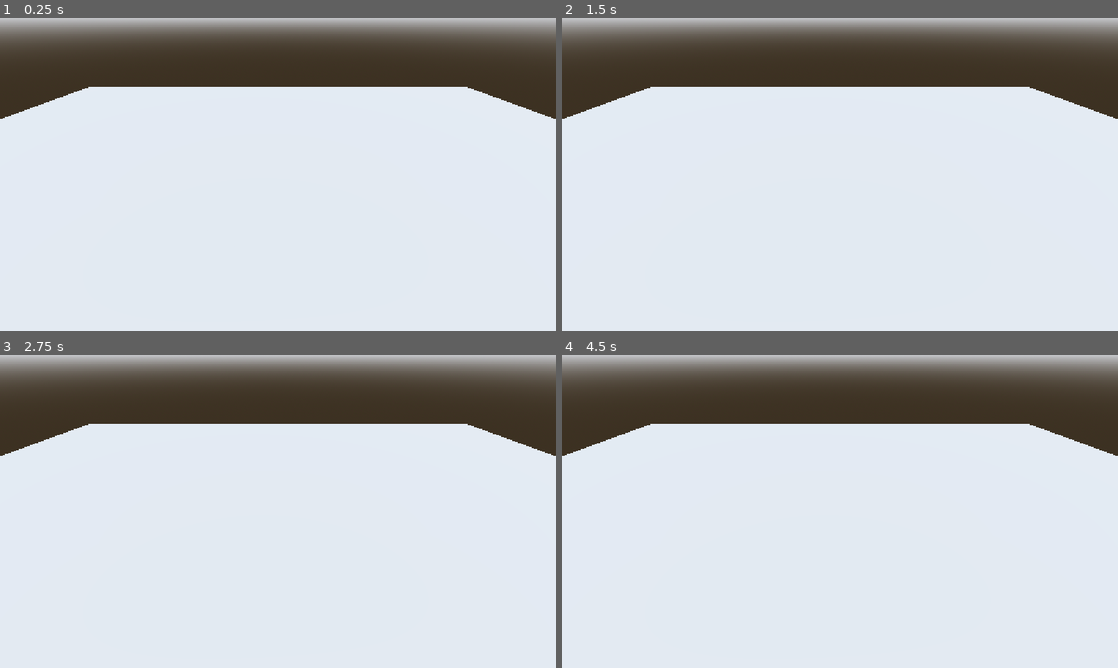
Above: before the commit, frames 1-4 (two rows, left to right).
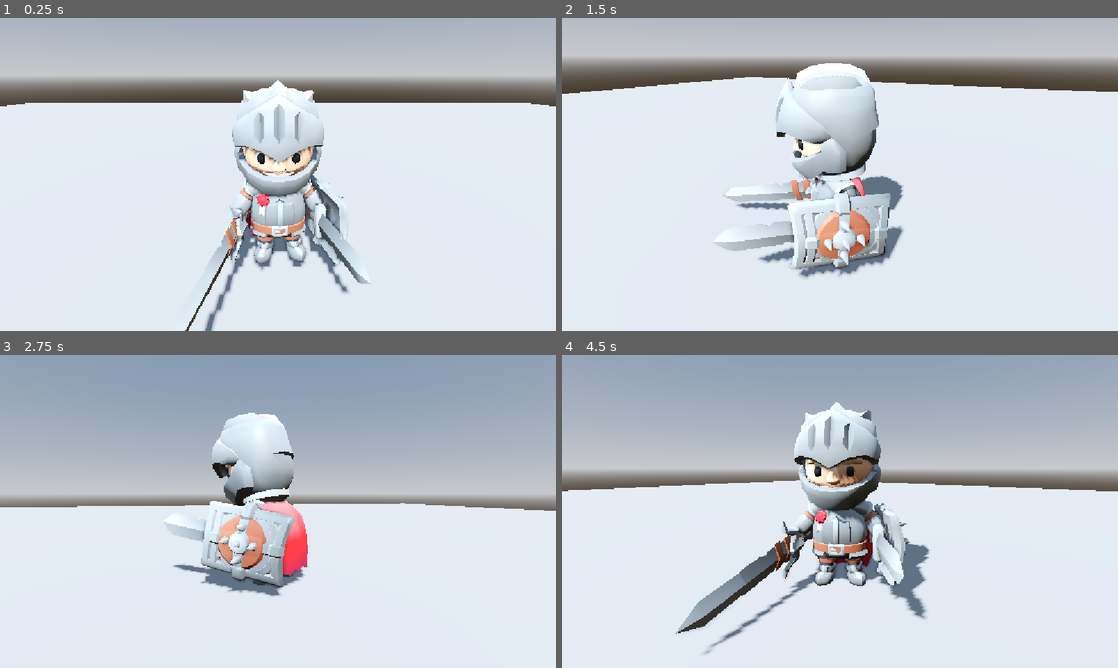
Above: after the commit, the same moments.

Repository: domaki7/domucki
Game: Godot game, scene res://levels/test/test_arena.tscn
Same seed, same stepped clock (60 frames per second), same inputs: the game is played once before the commit and once after it.
Inputs (mouse positions are in pixels of both pictures, inside the frame that each line leads up to):
- Up to frame 1 (0.25 s): no input
- Up to frame 2 (1.5 s): move the mouse to (962, 158) at 0.52 s; hold D (move_right, bound only after the commit) 0.53-1.28 s; click (962, 158) at 0.6 s; move the mouse to (728, 190) at 1.27 s; hold S (move_backward, bound only after the commit) from 1.28 s (still down); click (728, 190) at 1.35 s
- Up to frame 3 (2.75 s): move the mouse to (333, 442) at 2.02 s; release S (move_backward, bound only after the commit) at 2.03 s; hold D (move_right, bound only after the commit) from 2.03 s (still down); click (333, 442) at 2.1 s
- Up to frame 4 (4.5 s): move the mouse to (812, 574) at 2.77 s; release D (move_right, bound only after the commit) at 2.78 s; hold W (move_forward, bound only after the commit) 2.78-3.53 s; click (812, 574) at 2.85 s; move the mouse to (1006, 558) at 3.52 s; hold A (move_left, bound only after the commit) from 3.53 s (still down); click (1006, 558) at 3.6 s; move the mouse to (673, 464) at 4.27 s; click (673, 464) at 4.35 s

The runs differ from the first frame. In frame 1, 33% of the frame differs, in the area x 0-100%, y 0-100%; in frame 2, 28%; in frame 3, 50%, in the area x 0-100%, y 0-78%; in frame 4, 48%.

Commit message:
added player character

Diff:
--- a/levels/test/test_arena.tscn
+++ b/levels/test/test_arena.tscn
@@ -1,4 +1,6 @@
-[gd_scene load_steps=6 format=3 uid="uid://c0test_arena"]
+[gd_scene load_steps=7 format=3 uid="uid://c0test_arena"]
+
+[ext_resource type="PackedScene" path="res://src/entities/player/player.tscn" id="1_player"]
 
 [sub_resource type="ProceduralSkyMaterial" id="ProceduralSkyMaterial_sky"]
 sky_top_color = Color(0.385, 0.454, 0.55, 1)
@@ -30,10 +32,6 @@
 [node name="WorldEnvironment" type="WorldEnvironment" parent="."]
 environment = SubResource("Environment_main")
 
-[node name="Camera3D" type="Camera3D" parent="."]
-transform = Transform3D(1, 0, 0, 0, 0.866025, 0.5, 0, -0.5, 0.866025, 0, 8, 12)
-fov = 60.0
-
 [node name="Ground" type="StaticBody3D" parent="."]
 collision_layer = 1
 collision_mask = 0
@@ -43,3 +41,6 @@
 
 [node name="CollisionShape3D" type="CollisionShape3D" parent="Ground"]
 shape = SubResource("BoxShape3D_ground")
+
+[node name="Player" parent="." instance=ExtResource("1_player")]
+transform = Transform3D(1, 0, 0, 0, 1, 0, 0, 0, 1, 0, 0.5, 0)
--- a/project.godot
+++ b/project.godot
@@ -11,9 +11,9 @@
 [application]
 
 config/name="Domucki"
+run/main_scene="res://levels/test/test_arena.tscn"
 config/features=PackedStringArray("4.7", "Forward Plus")
 config/icon="res://icon.svg"
-run/main_scene="res://levels/test/test_arena.tscn"
 
 [autoload]
 
@@ -27,6 +27,34 @@
 
 window/stretch/mode="canvas_items"
 window/stretch/aspect="expand"
+
+[input]
+
+move_forward={
+"deadzone": 0.5,
+"events": [Object(InputEventKey,"resource_local_to_scene":false,"resource_name":"","device":-1,"window_id":0,"alt_pressed":false,"shift_pressed":false,"ctrl_pressed":false,"meta_pressed":false,"pressed":false,"keycode":0,"physical_keycode":87,"key_label":0,"unicode":119,"location":0,"echo":false,"script":null)
+]
+}
+move_backward={
+"deadzone": 0.5,
+"events": [Object(InputEventKey,"resource_local_to_scene":false,"resource_name":"","device":-1,"window_id":0,"alt_pressed":false,"shift_pressed":false,"ctrl_pressed":false,"meta_pressed":false,"pressed":false,"keycode":0,"physical_keycode":83,"key_label":0,"unicode":115,"location":0,"echo":false,"script":null)
+]
+}
+move_left={
+"deadzone": 0.5,
+"events": [Object(InputEventKey,"resource_local_to_scene":false,"resource_name":"","device":-1,"window_id":0,"alt_pressed":false,"shift_pressed":false,"ctrl_pressed":false,"meta_pressed":false,"pressed":false,"keycode":0,"physical_keycode":65,"key_label":0,"unicode":97,"location":0,"echo":false,"script":null)
+]
+}
+move_right={
+"deadzone": 0.5,
+"events": [Object(InputEventKey,"resource_local_to_scene":false,"resource_name":"","device":-1,"window_id":0,"alt_pressed":false,"shift_pressed":false,"ctrl_pressed":false,"meta_pressed":false,"pressed":false,"keycode":0,"physical_keycode":68,"key_label":0,"unicode":100,"location":0,"echo":false,"script":null)
+]
+}
+attack={
+"deadzone": 0.5,
+"events": [Object(InputEventMouseButton,"resource_local_to_scene":false,"resource_name":"","device":-1,"window_id":0,"alt_pressed":false,"shift_pressed":false,"ctrl_pressed":false,"meta_pressed":false,"button_mask":1,"position":Vector2(0, 0),"global_position":Vector2(0, 0),"factor":1.0,"button_index":1,"canceled":false,"pressed":true,"double_click":false,"script":null)
+]
+}
 
 [layer_names]
 
--- /dev/null
+++ b/src/components/animation_component.gd
@@ -0,0 +1,48 @@
+class_name AnimationComponent
+extends Node
+
+signal animation_finished(anim_name: StringName)
+
+var animation_player: AnimationPlayer
+var _current_animation: StringName = &""
+
+func _ready() -> void:
+	_find_animation_player()
+	if animation_player:
+		animation_player.animation_finished.connect(_on_animation_player_animation_finished)
+
+func play(animation_name: StringName, crossfade: float = 0.2) -> void:
+	if not animation_player:
+		return
+	if animation_name == _current_animation:
+		return
+	_current_animation = animation_name
+	animation_player.play(animation_name, -1, 1.0, false)
+
+func is_playing(animation_name: StringName) -> bool:
+	return animation_player.is_playing() and _current_animation == animation_name
+
+func get_current_animation() -> StringName:
+	return _current_animation
+
+func _find_animation_player() -> void:
+	var parent: Node = get_parent()
+	if not parent:
+		return
+	for child: Node in parent.get_children():
+		var found: AnimationPlayer = _search_for_animation_player(child)
+		if found:
+			animation_player = found
+			return
+
+func _search_for_animation_player(node: Node) -> AnimationPlayer:
+	if node is AnimationPlayer:
+		return node as AnimationPlayer
+	for child: Node in node.get_children():
+		var found: AnimationPlayer = _search_for_animation_player(child)
+		if found:
+			return found
+	return null
+
+func _on_animation_player_animation_finished(anim_name: StringName) -> void:
+	animation_finished.emit(anim_name)
--- /dev/null
+++ b/src/components/animation_component.tscn
@@ -0,0 +1,6 @@
+[gd_scene load_steps=2 format=3]
+
+[ext_resource type="Script" path="res://src/components/animation_component.gd" id="1_animation"]
+
+[node name="AnimationComponent" type="Node"]
+script = ExtResource("1_animation")
--- /dev/null
+++ b/src/components/health_component.gd
@@ -0,0 +1,42 @@
+class_name HealthComponent
+extends Node
+
+signal health_changed(old_value: float, new_value: float)
+signal damage_taken(amount: float)
+signal healed(amount: float)
+signal died
+
+@export var max_health: float = 100.0
+@export var is_invulnerable: bool = false
+
+var current_health: float = 0.0
+var is_dead: bool = false
+
+func _ready() -> void:
+	current_health = max_health
+
+func take_damage(amount: float) -> void:
+	if is_dead or is_invulnerable:
+		return
+
+	var old_health: float = current_health
+	current_health = maxf(current_health - amount, 0.0)
+	damage_taken.emit(amount)
+	health_changed.emit(old_health, current_health)
+
+	if current_health <= 0.0:
+		is_dead = true
+		died.emit()
+		EventBus.entity_died.emit(owner)
+
+func heal(amount: float) -> void:
+	if is_dead:
+		return
+
+	var old_health: float = current_health
+	current_health = minf(current_health + amount, max_health)
+	healed.emit(amount)
+	health_changed.emit(old_health, current_health)
+
+func get_health_percent() -> float:
+	return current_health / max_health
--- /dev/null
+++ b/src/components/health_component.tscn
@@ -0,0 +1,6 @@
+[gd_scene load_steps=2 format=3]
+
+[ext_resource type="Script" path="res://src/components/health_component.gd" id="1_health"]
+
+[node name="HealthComponent" type="Node"]
+script = ExtResource("1_health")
--- /dev/null
+++ b/src/components/movement_component.gd
@@ -0,0 +1,61 @@
+class_name MovementComponent
+extends Node
+
+signal movement_started
+signal movement_stopped
+
+@export_group("Movement")
+@export var move_speed: float = 5.0
+@export var acceleration: float = 10.0
+@export var friction: float = 10.0
+@export var rotation_speed: float = 10.0
+
+@export_group("Gravity")
+@export var gravity_multiplier: float = 1.0
+
+var body: CharacterBody3D
+var _gravity: float = 0.0
+var _was_moving: bool = false
+
+func _ready() -> void:
+	body = get_parent() as CharacterBody3D
+	_gravity = ProjectSettings.get_setting("physics/3d/default_gravity", 9.8)
+
+func apply_movement(direction: Vector3, delta: float) -> void:
+	if direction.length() < 0.1:
+		return
+
+	var target_velocity_x: float = direction.x * move_speed
+	var target_velocity_z: float = direction.z * move_speed
+
+	body.velocity.x = lerpf(body.velocity.x, target_velocity_x, acceleration * delta)
+	body.velocity.z = lerpf(body.velocity.z, target_velocity_z, acceleration * delta)
+
+	var target_angle: float = atan2(-direction.x, -direction.z)
+	body.rotation.y = lerp_angle(body.rotation.y, target_angle, rotation_speed * delta)
+
+	_check_movement_signals()
+
+func apply_gravity(delta: float) -> void:
+	if not body.is_on_floor():
+		body.velocity.y -= _gravity * gravity_multiplier * delta
+
+func apply_friction(delta: float) -> void:
+	body.velocity.x = lerpf(body.velocity.x, 0.0, friction * delta)
+	body.velocity.z = lerpf(body.velocity.z, 0.0, friction * delta)
+	_check_movement_signals()
+
+func move() -> void:
+	body.move_and_slide()
+
+func is_moving() -> bool:
+	var horizontal_velocity: Vector2 = Vector2(body.velocity.x, body.velocity.z)
+	return horizontal_velocity.length() > 0.1
+
+func _check_movement_signals() -> void:
+	var moving_now: bool = is_moving()
+	if moving_now and not _was_moving:
+		movement_started.emit()
+	elif not moving_now and _was_moving:
+		movement_stopped.emit()
+	_was_moving = moving_now
--- /dev/null
+++ b/src/components/movement_component.tscn
@@ -0,0 +1,6 @@
+[gd_scene load_steps=2 format=3]
+
+[ext_resource type="Script" path="res://src/components/movement_component.gd" id="1_movement"]
+
+[node name="MovementComponent" type="Node"]
+script = ExtResource("1_movement")
--- /dev/null
+++ b/src/entities/player/camera_arm.gd
@@ -0,0 +1,36 @@
+class_name PlayerCameraArm
+extends Node3D
+
+@export_group("Follow")
+@export var follow_speed: float = 8.0
+
+@export_group("Orbit")
+@export var mouse_sensitivity: float = 0.002
+@export var min_pitch: float = -60.0
+@export var max_pitch: float = 30.0
+
+var _target: Node3D
+var _spring_arm: SpringArm3D
+var _yaw: float = 0.0
+var _pitch: float = -0.35
+
+func _ready() -> void:
+	_target = get_parent() as Node3D
+	_spring_arm = $SpringArm3D as SpringArm3D
+	Input.mouse_mode = Input.MOUSE_MODE_CAPTURED
+	top_level = true
+	if _target:
+		global_position = _target.global_position
+
+func _unhandled_input(event: InputEvent) -> void:
+	if event is InputEventMouseMotion:
+		var mouse_event: InputEventMouseMotion = event as InputEventMouseMotion
+		_yaw -= mouse_event.relative.x * mouse_sensitivity
+		_pitch -= mouse_event.relative.y * mouse_sensitivity
+		_pitch = clampf(_pitch, deg_to_rad(min_pitch), deg_to_rad(max_pitch))
+
+func _physics_process(delta: float) -> void:
+	if not _target:
+		return
+	global_position = global_position.lerp(_target.global_position, follow_speed * delta)
+	rotation = Vector3(_pitch, _yaw, 0.0)
--- /dev/null
+++ b/src/entities/player/player.gd
@@ -0,0 +1,28 @@
+class_name Player
+extends CharacterBody3D
+
+var state_machine: StateMachine
+var movement_component: MovementComponent
+var health_component: HealthComponent
+var animation_component: AnimationComponent
+var camera_arm: PlayerCameraArm
+
+func _ready() -> void:
+	state_machine = $StateMachine as StateMachine
+	movement_component = $MovementComponent as MovementComponent
+	health_component = $HealthComponent as HealthComponent
+	animation_component = $AnimationComponent as AnimationComponent
+	camera_arm = $CameraArm as PlayerCameraArm
+
+	GameManager.register_player(self)
+	health_component.died.connect(_on_health_component_died)
+	_start_state_machine.call_deferred()
+
+func _start_state_machine() -> void:
+	state_machine.transition_to(&"IdleState")
+
+func get_camera_basis() -> Basis:
+	return camera_arm.global_basis
+
+func _on_health_component_died() -> void:
+	pass
--- /dev/null
+++ b/src/entities/player/player.tscn
@@ -0,0 +1,60 @@
+[gd_scene load_steps=11 format=3]
+
+[ext_resource type="Script" path="res://src/entities/player/player.gd" id="1_player"]
+[ext_resource type="PackedScene" path="res://addons/kaykit_character_pack_adventures/Characters/gltf/Knight.glb" id="2_knight"]
+[ext_resource type="Script" path="res://src/entities/player/camera_arm.gd" id="3_camera"]
+[ext_resource type="Script" path="res://src/states/state_machine.gd" id="4_statemachine"]
+[ext_resource type="Script" path="res://src/entities/player/states/idle_state.gd" id="5_idle"]
+[ext_resource type="Script" path="res://src/entities/player/states/run_state.gd" id="6_run"]
+[ext_resource type="Script" path="res://src/entities/player/states/attack_state.gd" id="7_attack"]
+[ext_resource type="Script" path="res://src/components/movement_component.gd" id="8_movement"]
+[ext_resource type="Script" path="res://src/components/health_component.gd" id="9_health"]
+[ext_resource type="Script" path="res://src/components/animation_component.gd" id="10_animation"]
+
+[sub_resource type="CapsuleShape3D" id="CapsuleShape3D_player"]
+radius = 0.3
+height = 1.0
+
+[node name="Player" type="CharacterBody3D"]
+collision_layer = 2
+collision_mask = 1
+script = ExtResource("1_player")
+
+[node name="CollisionShape3D" type="CollisionShape3D" parent="."]
+transform = Transform3D(1, 0, 0, 0, 1, 0, 0, 0, 1, 0, 0.5, 0)
+shape = SubResource("CapsuleShape3D_player")
+
+[node name="KnightModel" parent="." instance=ExtResource("2_knight")]
+
+[node name="CameraArm" type="Node3D" parent="."]
+script = ExtResource("3_camera")
+
+[node name="SpringArm3D" type="SpringArm3D" parent="CameraArm"]
+transform = Transform3D(1, 0, 0, 0, 1, 0, 0, 0, 1, 0, 1.0, 0)
+collision_mask = 1
+spring_length = 4.0
+
+[node name="Camera3D" type="Camera3D" parent="CameraArm/SpringArm3D"]
+current = true
+fov = 60.0
+
+[node name="StateMachine" type="Node" parent="."]
+script = ExtResource("4_statemachine")
+
+[node name="IdleState" type="Node" parent="StateMachine"]
+script = ExtResource("5_idle")
+
+[node name="RunState" type="Node" parent="StateMachine"]
+script = ExtResource("6_run")
+
+[node name="AttackState" type="Node" parent="StateMachine"]
+script = ExtResource("7_attack")
+
+[node name="MovementComponent" type="Node" parent="."]
+script = ExtResource("8_movement")
+
+[node name="HealthComponent" type="Node" parent="."]
+script = ExtResource("9_health")
+
+[node name="AnimationComponent" type="Node" parent="."]
+script = ExtResource("10_animation")
--- /dev/null
+++ b/src/entities/player/states/attack_state.gd
@@ -0,0 +1,22 @@
+class_name PlayerAttackState
+extends PlayerState
+
+func enter() -> void:
+	animation.play(&"1H_Melee_Attack_Slice_Diagonal", 0.1)
+	animation.animation_finished.connect(_on_animation_finished)
+
+func exit() -> void:
+	if animation.animation_finished.is_connected(_on_animation_finished):
+		animation.animation_finished.disconnect(_on_animation_finished)
+
+func physics_process_state(delta: float) -> void:
+	movement.apply_gravity(delta)
+	movement.apply_friction(delta)
+	movement.move()
+
+func _on_animation_finished(_anim_name: StringName) -> void:
+	var direction: Vector3 = get_input_direction()
+	if direction.length() > 0.1:
+		transition_requested.emit(self, &"RunState")
+	else:
+		transition_requested.emit(self, &"IdleState")
--- /dev/null
+++ b/src/entities/player/states/idle_state.gd
@@ -0,0 +1,17 @@
+class_name PlayerIdleState
+extends PlayerState
+
+func enter() -> void:
+	animation.play(&"Idle")
+
+func physics_process_state(delta: float) -> void:
+	movement.apply_gravity(delta)
+	movement.move()
+
+	var direction: Vector3 = get_input_direction()
+	if direction.length() > 0.1:
+		transition_requested.emit(self, &"RunState")
+		return
+
+	if Input.is_action_just_pressed(&"attack"):
+		transition_requested.emit(self, &"AttackState")
--- /dev/null
+++ b/src/entities/player/states/player_state.gd
@@ -0,0 +1,32 @@
+class_name PlayerState
+extends State
+
+var player: Player = null
+var movement: MovementComponent = null
+var animation: AnimationComponent = null
+
+func _ready() -> void:
+	await owner.ready
+	player = owner as Player
+	movement = player.movement_component
+	animation = player.animation_component
+
+func get_input_direction() -> Vector3:
+	var input: Vector2 = Vector2.ZERO
+	input.x = Input.get_axis(&"move_left", &"move_right")
+	input.y = Input.get_axis(&"move_forward", &"move_backward")
+
+	if input.length() < 0.1:
+		return Vector3.ZERO
+
+	var cam_basis: Basis = player.get_camera_basis()
+	var forward: Vector3 = -cam_basis.z
+	var right: Vector3 = cam_basis.x
+
+	forward.y = 0.0
+	forward = forward.normalized()
+	right.y = 0.0
+	right = right.normalized()
+
+	var direction: Vector3 = (forward * -input.y + right * input.x)
+	return direction.normalized()
--- /dev/null
+++ b/src/entities/player/states/run_state.gd
@@ -0,0 +1,23 @@
+class_name PlayerRunState
+extends PlayerState
+
+func enter() -> void:
+	animation.play(&"Running_A")
+
+func physics_process_state(delta: float) -> void:
+	movement.apply_gravity(delta)
+
+	var direction: Vector3 = get_input_direction()
+	if direction.length() > 0.1:
+		movement.apply_movement(direction, delta)
+	else:
+		movement.apply_friction(delta)
+
+	movement.move()
+
+	if not movement.is_moving() and direction.length() < 0.1:
+		transition_requested.emit(self, &"IdleState")
+		return
+
+	if Input.is_action_just_pressed(&"attack"):
+		transition_requested.emit(self, &"AttackState")
Binary file added: addons/kaykit_character_pack_adventures/Assets/gltf/arrow.bin
Not shown, added: addons/kaykit_character_pack_adventures/Assets/gltf/arrow.gltf
Not shown, added: addons/kaykit_character_pack_adventures/Assets/gltf/arrow.gltf.import
Binary file added: addons/kaykit_character_pack_adventures/Assets/gltf/arrow_bundle.bin
Not shown, added: addons/kaykit_character_pack_adventures/Assets/gltf/arrow_bundle.gltf
Not shown, added: addons/kaykit_character_pack_adventures/Assets/gltf/arrow_bundle.gltf.import
Binary file added: addons/kaykit_character_pack_adventures/Assets/gltf/axe_1handed.bin
Not shown, added: addons/kaykit_character_pack_adventures/Assets/gltf/axe_1handed.gltf
Not shown, added: addons/kaykit_character_pack_adventures/Assets/gltf/axe_1handed.gltf.import
Binary file added: addons/kaykit_character_pack_adventures/Assets/gltf/axe_2handed.bin
Not shown, added: addons/kaykit_character_pack_adventures/Assets/gltf/axe_2handed.gltf
Not shown, added: addons/kaykit_character_pack_adventures/Assets/gltf/axe_2handed.gltf.import
(and 124 more such lines)
